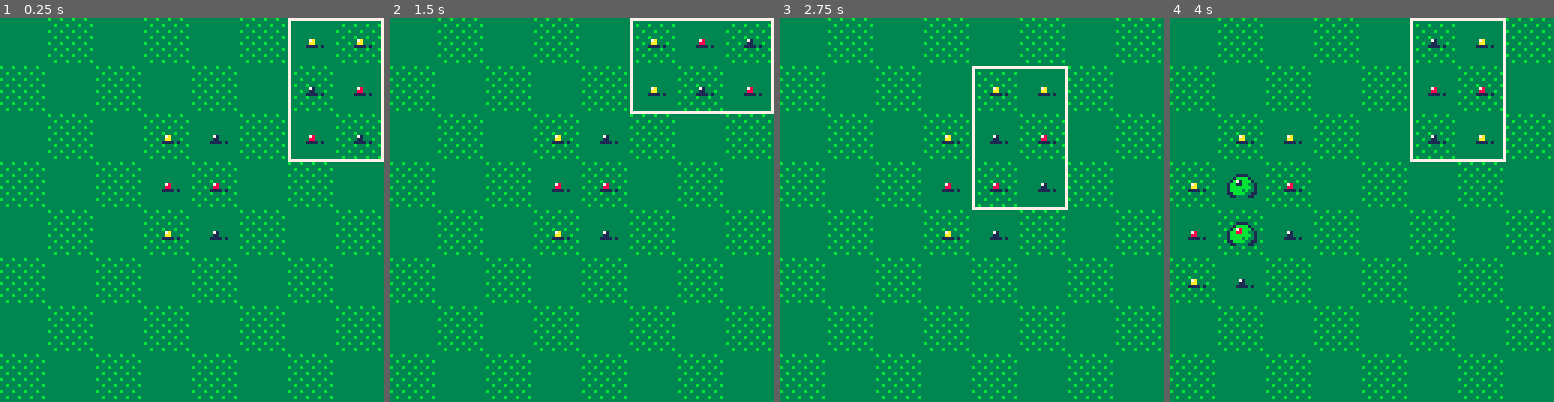
Above: before the commit, frames 1-4 (left to right).
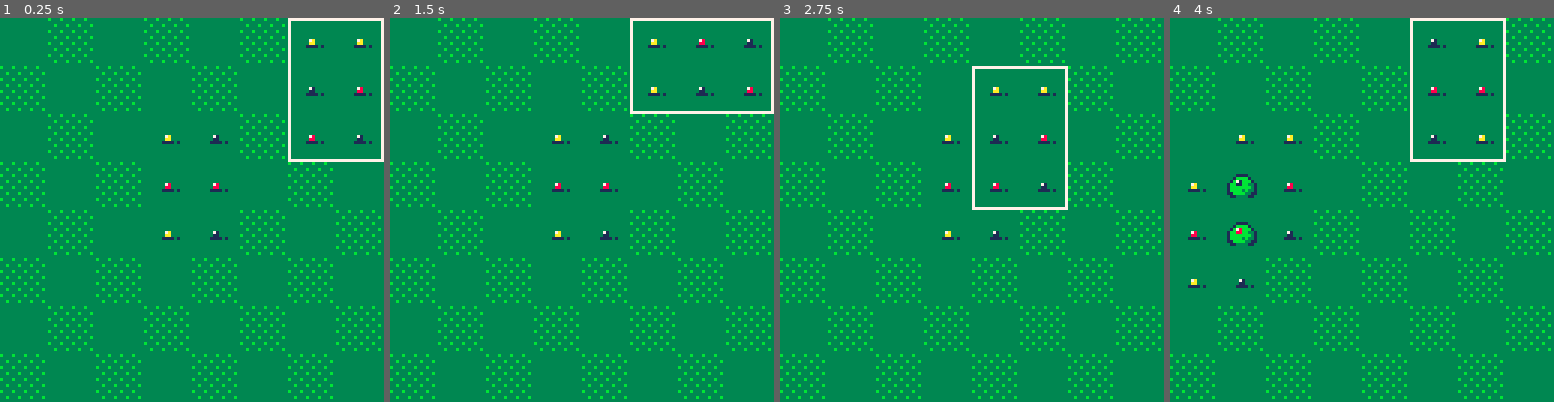
Above: after the commit, the same moments.

Repository: shen-sat/orchard
Game: PICO-8 cartridge game.p8
Same seed, same stepped clock (60 frames per second), same inputs: the game is played once before the commit and once after it.
Inputs:
- Up to frame 1 (0.25 s): no input
- Up to frame 2 (1.5 s): tap O (Z key) at 0.33, 0.7, 1.43 s; tap X (X key) at 1.07 s
- Up to frame 3 (2.75 s): hold Left 1.97-2.37 s; tap X (X key) at 2.07, 2.4, 2.73 s; tap O (Z key) at 2.22 s; hold Down from 2.42 s (still down)
- Up to frame 4 (4 s): release Down at 2.82 s; hold Right 2.87-3.53 s; tap X (X key) at 3.07, 3.4, 3.73 s; tap O (Z key) at 3.1, 3.98 s; hold Up from 3.58 s (still down)

The runs differ from the first frame. In frame 1, 1.1% of the frame differs, in the area x 37-100%, y 1-62%; in frame 2, 1.1%; in frame 3, 0.9%; in frame 4, 1.4%, in the area x 0-87%, y 1-75%.

Commit message:
Change background color of sprites, use new background color in blinking feature

Diff:
--- a/game.p8
+++ b/game.p8
@@ -69,18 +69,19 @@
 #include shared_functions.lua
 
 __gfx__
-00000000000000000000000000000000000000000000000000000000000000000000000000000000000000000000000000000000000000000000000000000000
-00000000000000000000000000000000000000000000000000000011110000000000000000000000000000000000000000000000000000000000000000000000
-000000000000000000000000000000000000000110000000000011bbbb1100000000000000000000000000000000000000000000000000000000000000000000
-000000000000000000000000000000000000001bb10000000001bbbbbbbb10000000000000000000000000000000000000000000000000000000000000000000
-00000000000000000000001111000000000001bbbb100000001bb78bbbbbb1000000000000000000000000000000000000000000000000000000000000000000
-0000000000000000000001bbbb10000000001b78bbb1000001bbb88bbbbbbb100000000000000000000000000000000000000000000000000000000000000000
-000000000000000000001b78bbb100000001bb88bbbb100001bbbbbbbb3bb3100000000000000000000000000000000000000000000000000000000000000000
-00000007800000000001bb88bb331000001bbbbbbbb3310001bbbbbbb33b33100000000000000000000000000000000000000000000000000000000000000000
-00000008800000000001bbbbbbb31000001bbbbbbbbb310001b3bbbbbbbbb3100000000000000000000000000000000000000000000000000000000000000000
-00000011110100000001bbbb3b3310000013bbbb3bb331000133bbbbb3bb33100000000000000000000000000000000000000000000000000000000000000000
-000000000000000000011bbbb331100000133b3bb333310000133bbb333331000000000000000000000000000000000000000000000000000000000000000000
-00000000000000000000113333110000000133333333100000013333333310000000000000000000000000000000000000000000000000000000000000000000
-00000000000000000000000000000000000013333331000000001333333100000000000000000000000000000000000000000000000000000000000000000000
-00000000000000000000000000000000000144244224100000002422224200000000000000000000000000000000000000000000000000000000000000000000
-00000000000000000000000000000000000000000000000000122424244221000000000000000000000000000000000000000000000000000000000000000000
+33333333333333333333333333333333333333333333333333333333333333330000000000000000000000000000000000000000000000000000000000000000
+33333333333333333333333333333333333333333333333333333311113333330000000000000000000000000000000000000000000000000000000000000000
+333333333333333333333333333333333333333113333333333311bbbb1133330000000000000000000000000000000000000000000000000000000000000000
+333333333333333333333333333333333333331bb13333333331bbbbbbbb13330000000000000000000000000000000000000000000000000000000000000000
+33333333333333333333331111333333333331bbbb133333331bb78bbbbbb1330000000000000000000000000000000000000000000000000000000000000000
+3333333333333333333331bbbb13333333331b78bbb1333331bbb88bbbbbbb130000000000000000000000000000000000000000000000000000000000000000
+333333333333333333331b78bbb133333331bb88bbbb133331bbbbbbbb3bb3130000000000000000000000000000000000000000000000000000000000000000
+33333337833333333331bb88bb331333331bbbbbbbb3313331bbbbbbb33b33130000000000000000000000000000000000000000000000000000000000000000
+33333338833333333331bbbbbbb31333331bbbbbbbbb313331b3bbbbbbbbb3130000000000000000000000000000000000000000000000000000000000000000
+33333311113133333331bbbb3b3313333313bbbb3bb331333133bbbbb3bb33130000000000000000000000000000000000000000000000000000000000000000
+333333333333333333311bbbb331133333133b3bb333313333133bbb333331330000000000000000000000000000000000000000000000000000000000000000
+33333333333333333333113333113333333133333333133333313333333313330000000000000000000000000000000000000000000000000000000000000000
+33333333333333333333333333333333333313333331333333331333333133330000000000000000000000000000000000000000000000000000000000000000
+33333333333333333333333333333333333144244224133333332422224233330000000000000000000000000000000000000000000000000000000000000000
+33333333333333333333333333333333333333333333333333122424244221330000000000000000000000000000000000000000000000000000000000000000
+33333333333333333333333333333333333333333333333333333333333333330000000000000000000000000000000000000000000000000000000000000000
--- a/selected_card.lua
+++ b/selected_card.lua
@@ -163,8 +163,8 @@
   draw_fruits = function(self)
     for fruit in all(self.card) do
       if self:is_placable() and fruit:matching_fruit() and blink:blink() then
-        palt(0,false)
-        pal(0,11)
+        -- palt(0,false)
+        pal(3,11)
       end
       pal(spritesheet_fruit_color,fruit.color)
       spr(fruit:sprite(),fruit.x,fruit.y,fruit_sprite_width,fruit_sprite_height)
